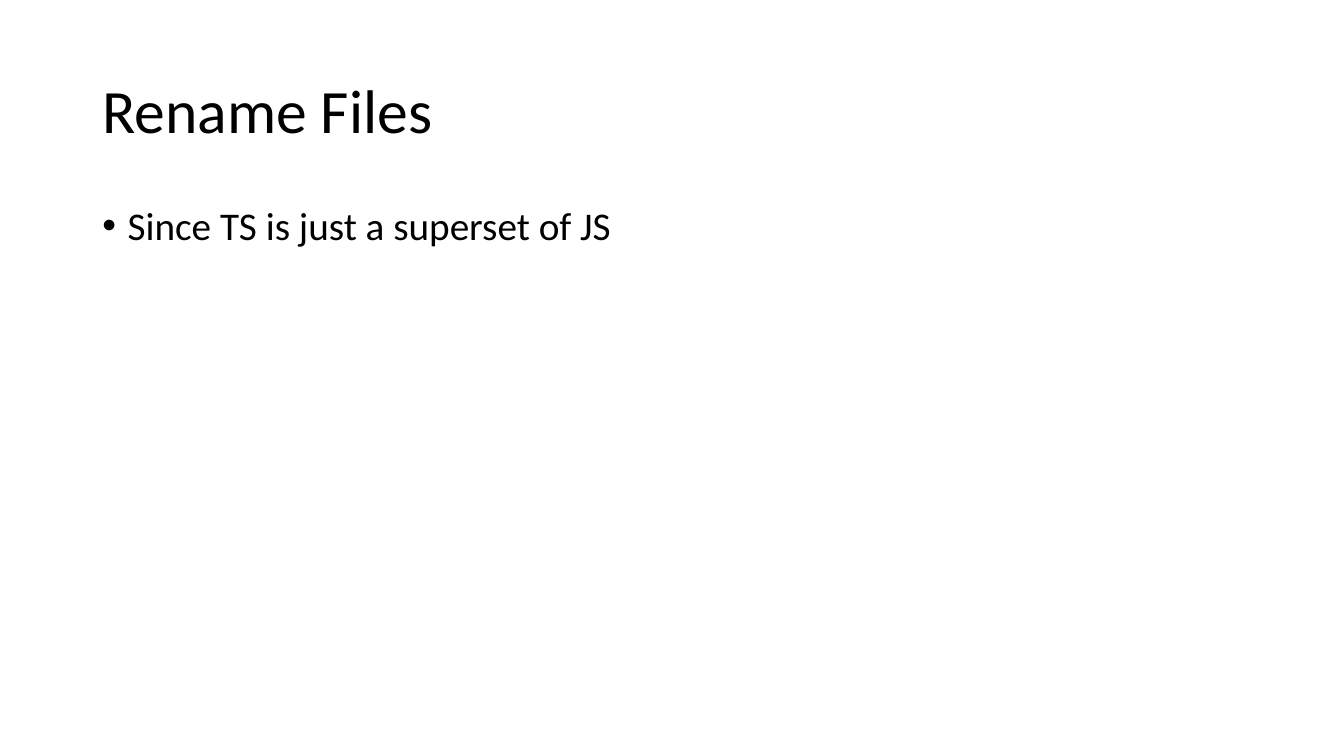
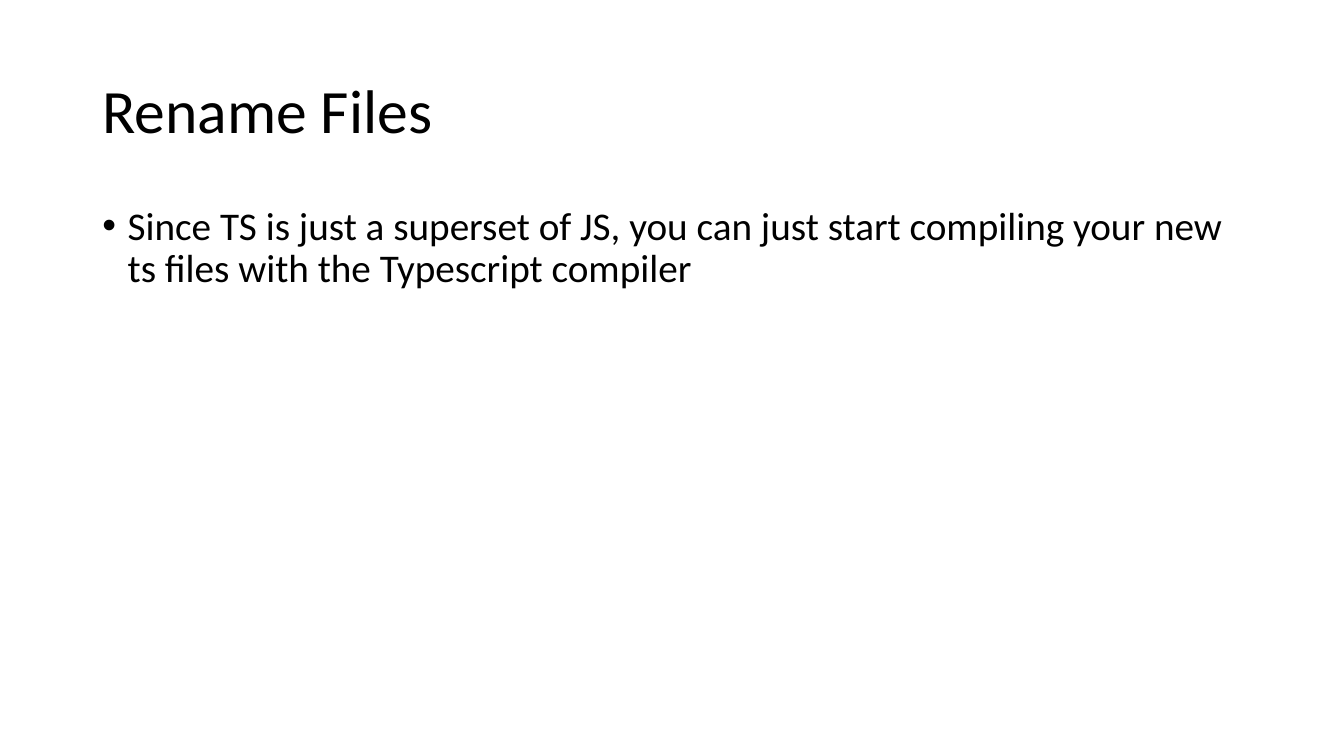
Before and after one commit to WHITE-ILMARE/Technique-Share, a slide deck: slide 4 of TypeScript.pptx. Drawn at 1344x756 pixels with LibreOffice and Linux fonts; fonts in the diff are those of the drawing. Boxes give left, top, right and bottom in pixels: in the first picture for what was removed or moved away, otherwise in the second. Text is boxed around its words. In the diff, an @@ line names an element or a change of style, - is before the commit and + after.

```diff
--- a/TypeScript.pptx
+++ b/TypeScript.pptx
@@ text at (128, 212, 1222, 289): text changed @@
-• Since TS is just a superset of JS
+• Since TS is just a superset of JS, you can just start compiling your new ts files with the Typescript compiler
```
Also in this commit, not shown: 2 slides added.
